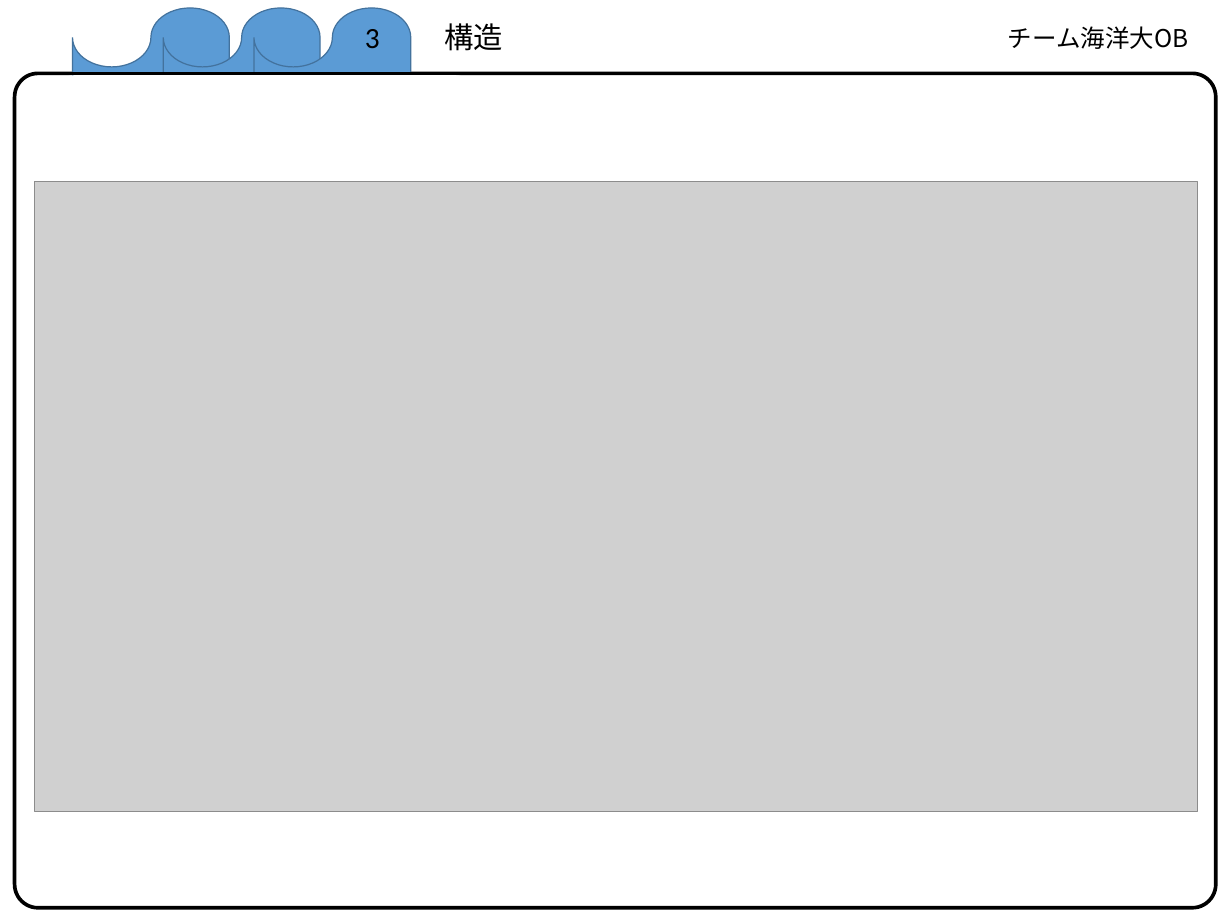
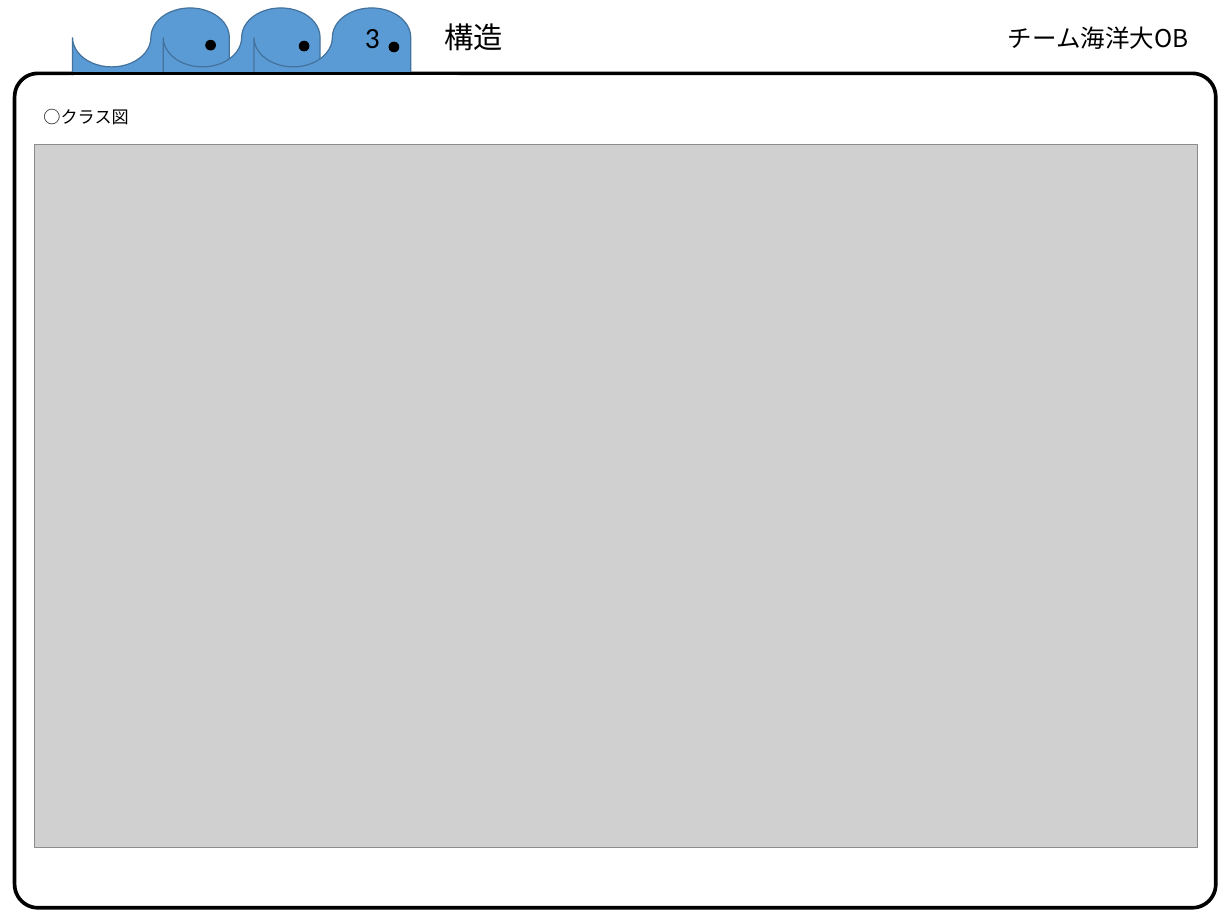
Before and after one commit to the-wizard-of-oz/ET_RoboCon_2017, a slide deck: slide 4 of 提出用シート.pptx. Drawn at 1232x924 pixels with LibreOffice and Linux fonts; fonts in the diff are those of the drawing; grey boxes stand for pictures. Boxes give left, top, right and bottom in pixels: in the first picture for what was removed or moved away, otherwise in the second. Text is boxed around its words. In the diff, an @@ line names an element or a change of style, - is before the commit and + after.

```diff
--- a/提出用シート.pptx
+++ b/提出用シート.pptx
@@ ellipse added at [206,40,216,50], fill #000000, outline #000000 1 pt @@
@@ ellipse added at [299,41,309,51], fill #000000, outline #000000 1 pt @@
@@ ellipse added at [389,42,399,52], fill #000000, outline #000000 1 pt @@
@@ text added at [43,108,128,125], 14 pt, text #000000 @@
+○クラス図
@@ picture: place and size @@
-picture at [35,181,1198,811]
+picture at [35,145,1198,848]
```
Also in this commit, not shown: 4 other slides changed, 2 slides added, 1 slide removed.
